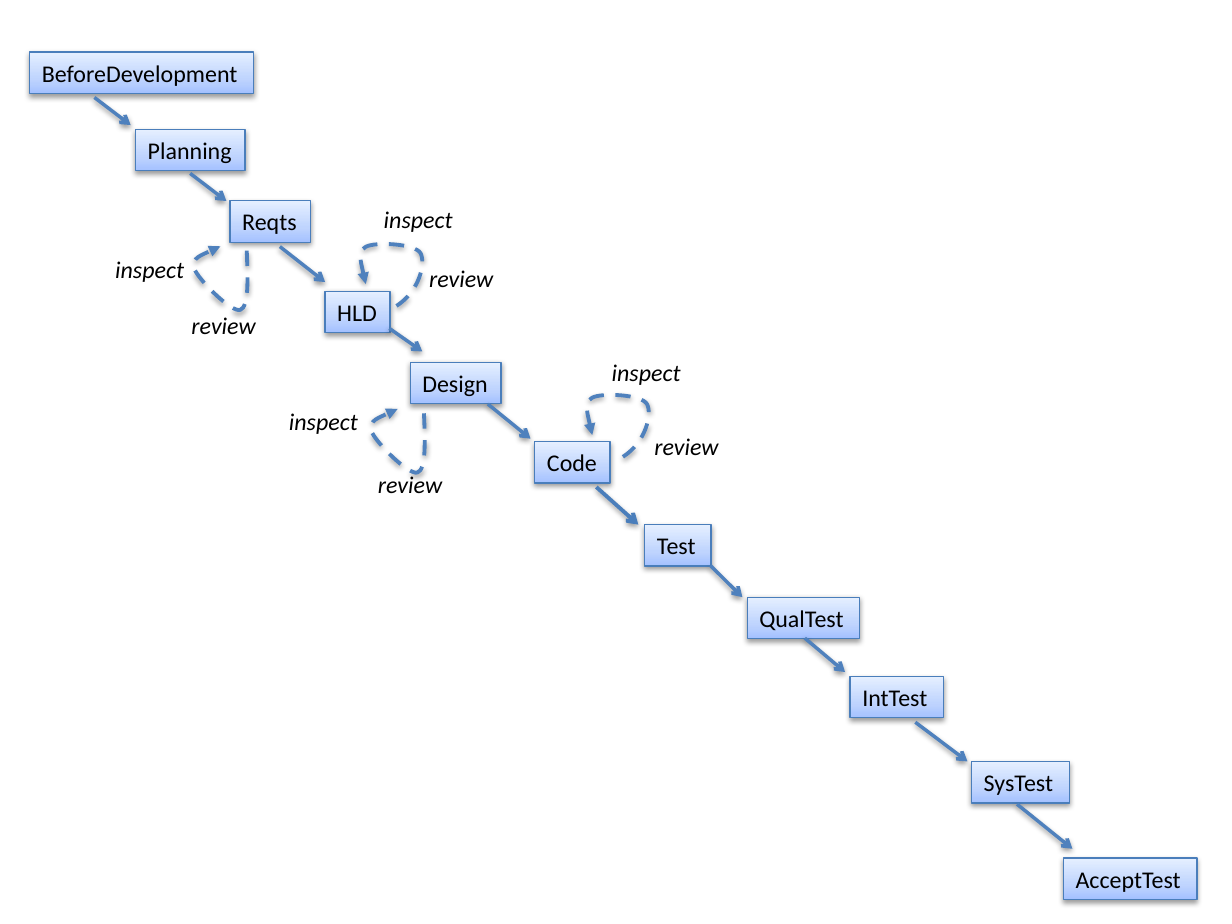
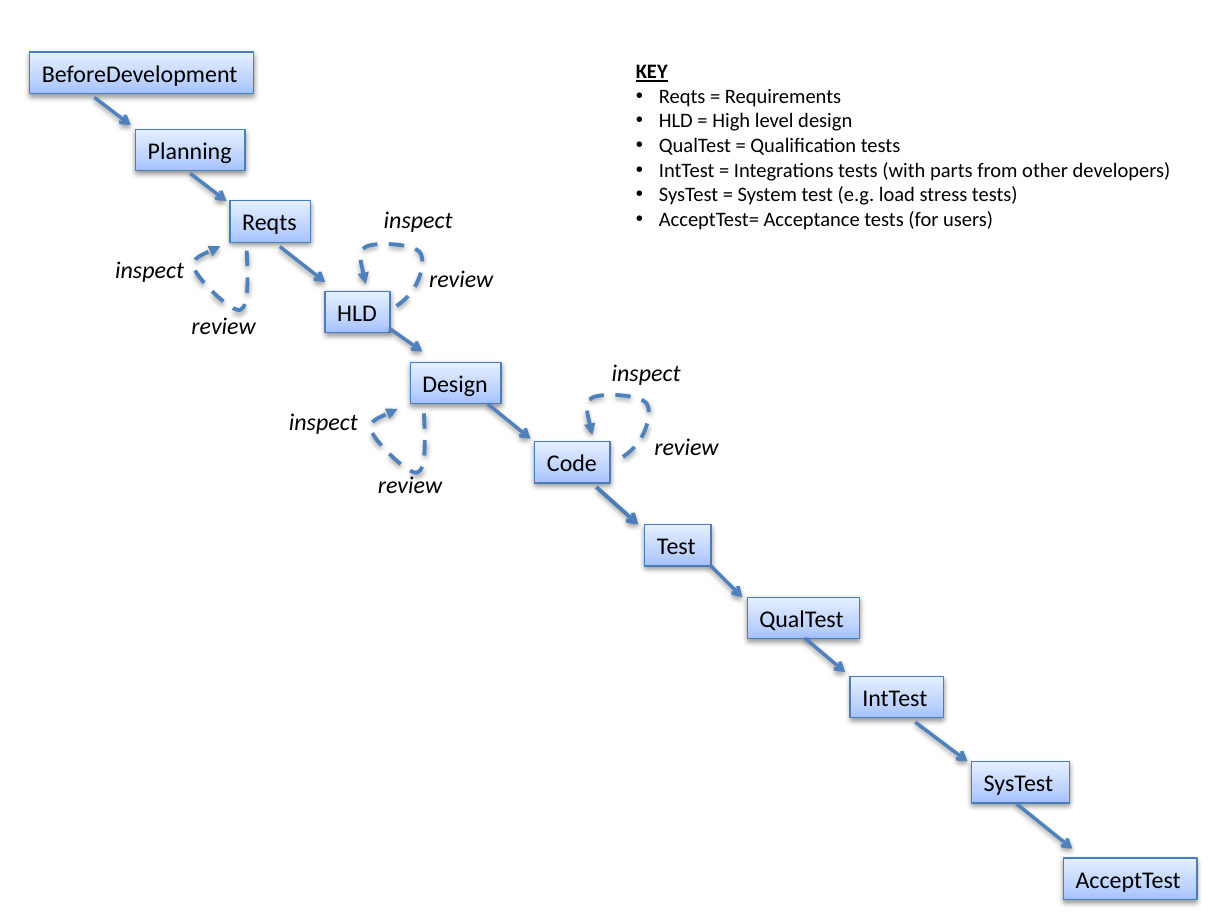
Before and after one commit to ai-se/phaseDelay, a slide deck: slide 1 of waterfall.pptx. Drawn at 1232x924 pixels with LibreOffice and Linux fonts; fonts in the diff are those of the drawing. Boxes give left, top, right and bottom in pixels: in the first picture for what was removed or moved away, otherwise in the second. Text is boxed around its words. In the diff, an @@ line names an element or a change of style, - is before the commit and + after.

```diff
--- a/waterfall.pptx
+++ b/waterfall.pptx
@@ text added at (636, 64, 1171, 230), 12 pt, text #000000 @@
+KEY
+• Reqts = Requirements
+• HLD = High level design
+• QualTest = Qualification tests
+• IntTest = Integrations tests (with parts from other developers)
+• SysTest = System test (e.g. load stress tests)
+• AcceptTest= Acceptance tests (for users)
```
Also in this commit, not shown: 1 other file.
